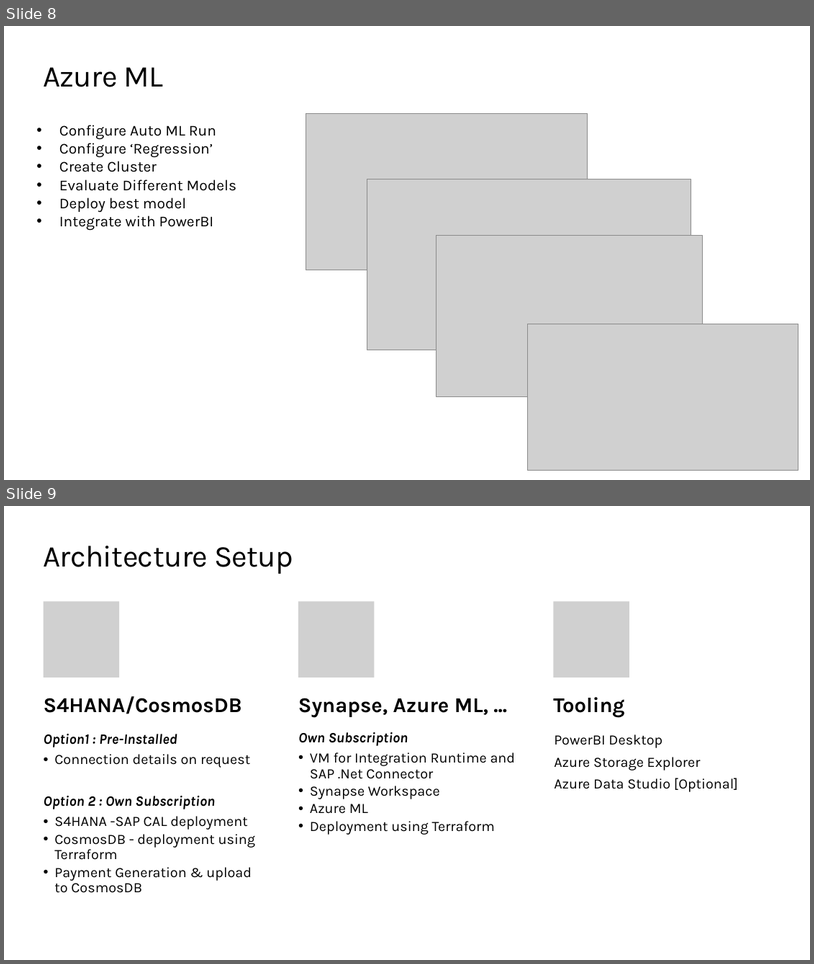
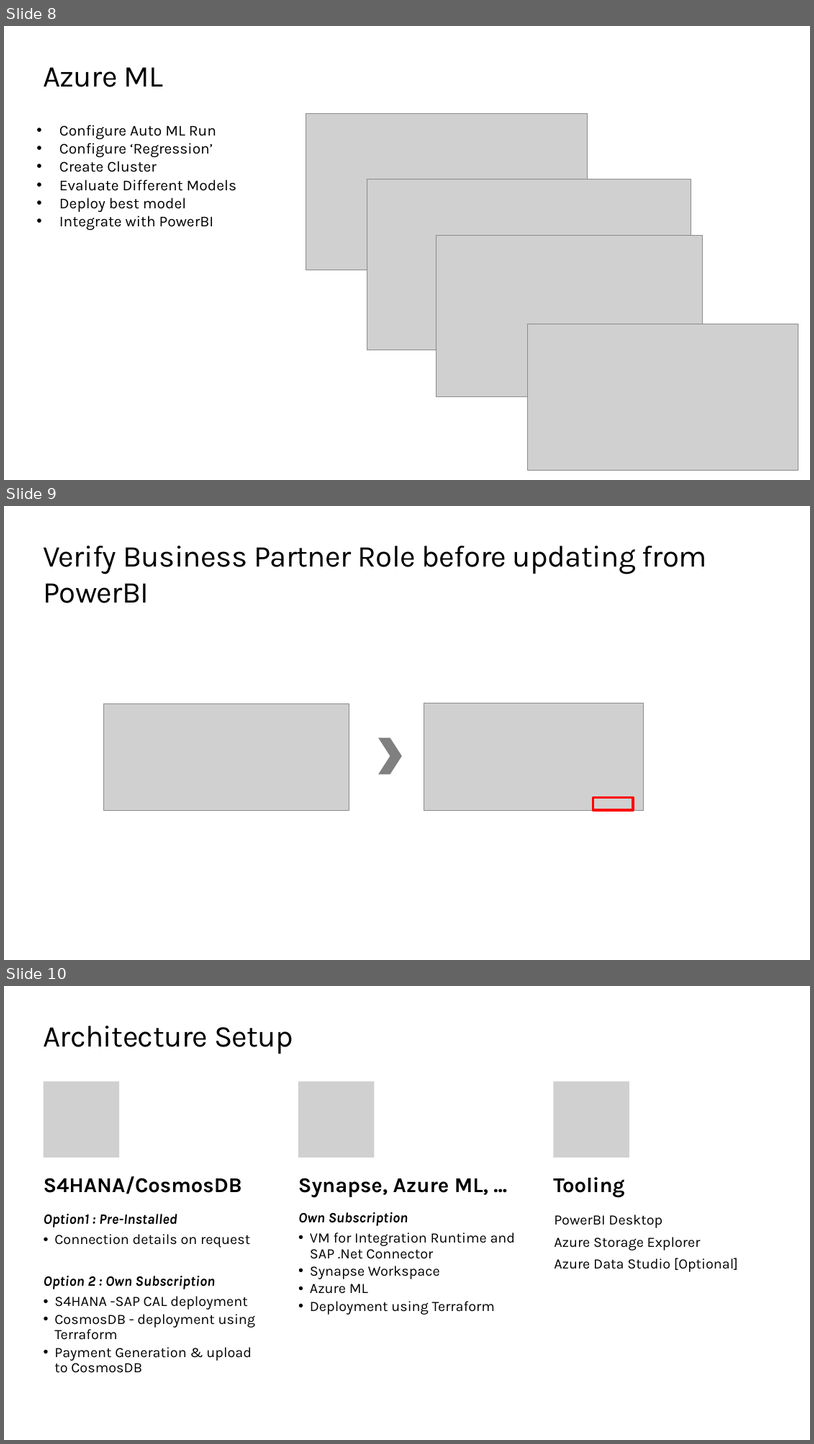
Before and after one commit to thzandvl/microhack-sap-data, a slide deck: SAP-Data-MicroHack.pptx. Shown one above the other, each under a label of ours: slides 8 and 9 before the commit, slides 8, 9 and 10 after it. The pictures are 814x964 and 814x1444 pixels, drawn with LibreOffice and Linux fonts; fonts in the diff are those of the drawing; grey boxes stand for pictures; background and template pictures are left out. Boxes give left, top, right and bottom in pixels: in the first picture for what was removed or moved away, otherwise in the second. Text is boxed around its words. In the diff, an @@ line names an element or a change of style, - is before the commit and + after.

```diff
--- a/SAP-Data-MicroHack.pptx
+++ b/SAP-Data-MicroHack.pptx
@@ slide 9 added at box(4, 506, 810, 960), background #FFFFFF @@
@@ title added at box(43, 546, 707, 603), 36 pt, text #000000 @@
+Verify Business Partner Role before updating from PowerBI
@@ picture added at box(104, 704, 350, 810) @@
@@ picture added at box(424, 703, 644, 811) @@
@@ chevron added at box(378, 738, 402, 775), fill #808080 @@
@@ rectangle added at box(593, 798, 633, 811), outline #FF0000 3 pt @@
@@ what was slide 9 is now slide 10 @@
```
Also in this commit, not shown: 57 other files.
